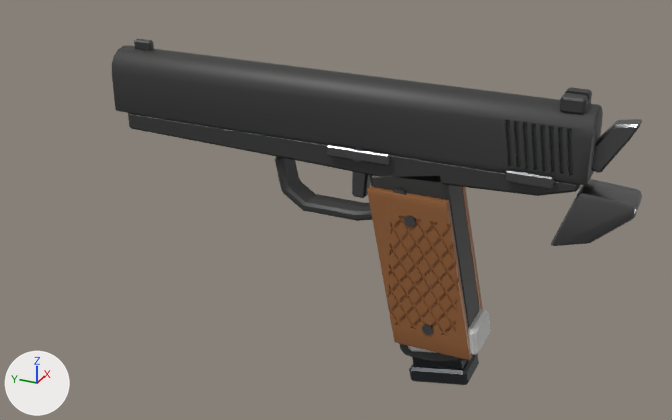
Before and after pictures for a commit that changed the glTF model assets/meshes/M1911.glb.
Camera for both pictures: a 50 mm lens placed at (-2.21, -0.719, 1.176), pointed at (0.04, 0.294, 0.051). The axes (+X, +Y, +Z) are drawn at lower left. The lights are the same throughout. The first picture is the older version. Vertices at exactly the same position are counted once.

The older version as bpy lines, for what is in view:
```python
ob_body = bpy.data.objects.new('Body', me_m1911_body)
ob_body.location = (0.0, 0.265, -0.017)
ob_mag = bpy.data.objects.new('Mag', me_m1911_mag)
ob_mag.location = (0.0, -0.017, -0.08)
ob_metal = bpy.data.objects.new('Metal', me_m1911_metal)
ob_metal.location = (0.0, 0.217, 0.07)
ob_slide = bpy.data.objects.new('Slide', me_m1911_slide)
ob_slide.location = (0.0, 0.275, 0.395)
ob_tape = bpy.data.objects.new('Tape', me_m1911_tape)
ob_tape.location = (0.0, -0.075, -0.24)
ob_wood = bpy.data.objects.new('Wood', me_m1911_wood)
ob_wood.location = (0.0, -0.008, -0.04)
```
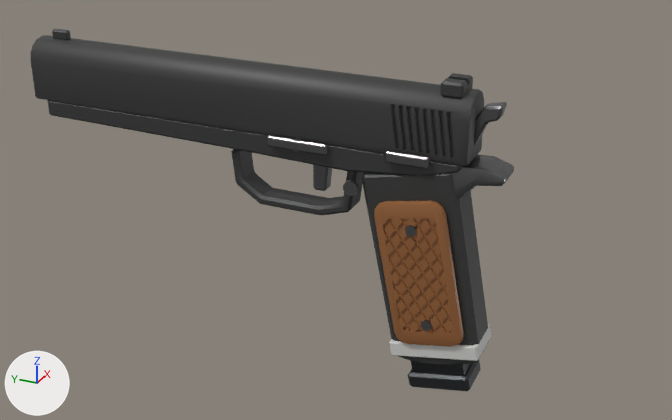
Boxes (x1, y1, x2, y2) around the edits, measured in the pictures (672 x 420 px; the box of a moved part takes in the faces that stretch with it):
'Slide', moved
    before: (112, 39, 603, 185)
    after: (31, 29, 484, 166)
'Body', reshaped, moved (6% taller)
    before: (128, 113, 581, 363)
    after: (47, 100, 490, 366)
'Wood', reshaped, moved
    before: (367, 186, 483, 360)
    after: (374, 201, 464, 347)
'Metal', reshaped, moved
    before: (327, 119, 642, 335)
    after: (267, 102, 514, 331)
'Mag', reshaped, moved
    before: (409, 354, 479, 385)
    after: (408, 359, 481, 391)
'Tape', reshaped, moved (23% wider, 17% shorter)
    before: (408, 309, 491, 355)
    after: (389, 323, 491, 361)
part 2 of me_m1911_mag, moved or reshaped
    before: (412, 357, 468, 370)
    after: (411, 361, 471, 376)
part 3 of me_m1911_mag, moved or reshaped
    before: (409, 354, 479, 385)
    after: (408, 359, 481, 391)
part 4 of me_m1911_metal, moved or reshaped
    before: (404, 215, 416, 227)
    after: (405, 225, 416, 237)
part 5 of me_m1911_metal, moved or reshaped
    before: (422, 324, 433, 335)
    after: (421, 320, 432, 331)
part 6 of me_m1911_metal, moved or reshaped
    before: (505, 170, 554, 189)
    after: (385, 151, 430, 169)
part 7 of me_m1911_metal, moved or reshaped
    before: (327, 145, 390, 165)
    after: (267, 135, 327, 155)
part 8 of me_m1911_metal, moved or reshaped
    before: (353, 148, 363, 162)
    after: (292, 138, 303, 152)
part 9 of me_m1911_metal, moved or reshaped
    before: (352, 171, 371, 198)
    after: (313, 165, 332, 191)
part 10 of me_m1911_metal, moved or reshaped
    before: (392, 188, 407, 195)
    after: (343, 180, 359, 196)
part 11 of me_m1911_metal, rebuilt
    before: (592, 119, 642, 173)
    after: (474, 102, 507, 146)
part 12 of me_m1911_metal, moved or reshaped
    before: (551, 179, 642, 246)
    after: (451, 154, 514, 199)
part 14 of me_m1911_wood, rebuilt (not visible afterwards)
    before: (462, 187, 483, 309)
part 15 of me_m1911_wood, rebuilt (14% narrower, 16% shorter)
    before: (367, 186, 472, 360)
    after: (374, 201, 464, 347)

The change, as a list of edits to the scene's bpy script:
```text
Change me_m1911_body:
    remove me_m1911_body.from_pydata(...)  # 216 vertices, 420 faces; spans x -0.062..0.062, y -0.665..0.665, z -0.312..0.312
    add me_m1911_body.from_pydata(...)  # 216 vertices, 420 faces; spans x -0.062..0.062, y -0.707..0.707, z -0.317..0.317
    me_m1911_body part 1: 216 of 216 vertices moved; they spanned x -0.062..0.062, y -0.665..0.665, z -0.312..0.312 and now span x -0.062..0.062, y -0.707..0.707, z -0.317..0.317; mean shift (0.0, -0.177, 0.002)
Change me_m1911_mag:
    remove me_m1911_mag.from_pydata(...)  # 92 vertices, 176 faces; spans x -0.062..0.062, y -0.14..0.14, z -0.323..0.323
    add me_m1911_mag.from_pydata(...)  # 92 vertices, 176 faces; spans x -0.062..0.062, y -0.146..0.146, z -0.334..0.334
    me_m1911_mag part 2: the loose piece of 68 vertices spanning x -0.05..0.05, y -0.123..0.14, z -0.292..0.323 is multiplied about its middle by the matrix ((1.0, 0.0, 0.0), (0.0, 1.068, -0.01), (0.0, -0.003, 1.035))
    me_m1911_mag part 3: the loose piece of 24 vertices spanning x -0.062..0.062, y -0.14..0.037, z -0.323..-0.245 is scaled about its middle by (1, 1.06, 1.03), then moved by (0.0, -0.001, -0.01)
Change me_m1911_metal:
    remove me_m1911_metal.from_pydata(...)  # 500 vertices, 944 faces; spans x -0.09..0.09, y -0.76..0.76, z -0.38..0.38
    add me_m1911_metal.from_pydata(...)  # 502 vertices, 952 faces; spans x -0.09..0.09, y -0.75..0.75, z -0.33..0.33
    me_m1911_metal part 4: the loose piece of 22 vertices spanning x -0.09..-0.08, y -0.21..-0.18, z 0.03..0.07 is moved by (0.0, -0.32, -0.08)
    me_m1911_metal part 5: the loose piece of 22 vertices spanning x -0.09..-0.08, y -0.27..-0.24, z -0.29..-0.25 is moved by (0.0, -0.31, -0.04)
    me_m1911_metal part 6: the loose piece of 24 vertices spanning x -0.08..-0.07, y -0.56..-0.44, z 0.21..0.24 is moved by (0.0, 0.01, -0.05)
    me_m1911_metal part 7: the loose piece of 24 vertices spanning x -0.08..-0.07, y -0.13..0.05, z 0.2..0.23 is moved by (0.0, -0.13, -0.05)
    me_m1911_metal part 8: the loose piece of 22 vertices spanning x -0.08..0.06, y -0.05..-0.02, z 0.19..0.23 is moved by (0.0, -0.13, -0.05)
    me_m1911_metal part 9: the loose piece of 24 vertices spanning x -0.02..0.02, y -0.05..0.0, z 0.06..0.17 is moved by (0.0, -0.19, -0.05)
    me_m1911_metal part 10: the loose piece of 22 vertices spanning x -0.08..-0.06, y -0.18..-0.14, z 0.09..0.13 is moved by (0.0, -0.17, -0.05)
    me_m1911_metal part 11: the loose piece of 28 vertices spanning x -0.03..0.03, y -0.73..-0.6, z 0.24..0.38 is rebuilt with 36 vertices and now spans x -0.02..0.02, y -0.72..-0.6, z 0.19..0.33
    me_m1911_metal part 12: 2 vertices moved within x -0.05..0.05, y -0.74, z 0.15; 60 vertices removed from x -0.05..0.05, y -0.76..-0.56, z 0.03..0.2; 78 vertices added at x -0.05..0.05, y -0.75..-0.57, z 0.05..0.17
    other edits to the shape of me_m1911_metal do not show in these pictures
Change me_m1911_tape:
    remove me_m1911_tape.from_pydata(...)  # 24 vertices, 44 faces; spans x -0.071..0.071, y -0.109..0.109, z -0.058..0.058
    add me_m1911_tape.from_pydata(...)  # 24 vertices, 44 faces; spans x -0.071..0.071, y -0.131..0.131, z -0.047..0.047
    me_m1911_tape part 13: the whole mesh is rebuilt
Change me_m1911_wood:
    remove me_m1911_wood.from_pydata(...)  # 1669 vertices, 3330 faces; spans x -0.081..0.081, y -0.157..0.157, z -0.23..0.23
    add me_m1911_wood.from_pydata(...)  # 1533 vertices, 3058 faces; spans x -0.083..0.083, y -0.135..0.135, z -0.225..0.225
    me_m1911_wood part 14: the loose piece of 837 vertices spanning x 0.057..0.081, y -0.157..0.157, z -0.23..0.23 is rebuilt with 767 vertices and now spans x 0.059..0.083, y -0.135..0.135, z -0.225..0.225
    me_m1911_wood part 15: the loose piece of 832 vertices spanning x -0.081..-0.057, y -0.157..0.157, z -0.23..0.23 is rebuilt with 766 vertices and now spans x -0.083..-0.059, y -0.135..0.135, z -0.225..0.225
Change ob_body:
    ob_body.location: (0.0, 0.265, -0.017) -> (0.0, 0.523, -0.022)
Change ob_mag:
    ob_mag.location: (0.0, -0.017, -0.08) -> (0.0, -0.018, -0.09)
Change ob_metal:
    ob_metal.location: (0.0, 0.217, 0.07) -> (0.0, 0.53, 0.123)
Change ob_slide:
    ob_slide.location: (0.0, 0.275, 0.395) -> (0.0, 0.575, 0.395)
Change ob_tape:
    ob_tape.location: (0.0, -0.075, -0.24) -> (0.0, -0.053, -0.276)
Change ob_wood:
    ob_wood.location: (0.0, -0.008, -0.04) -> (0.0, -0.005, -0.042)
```
